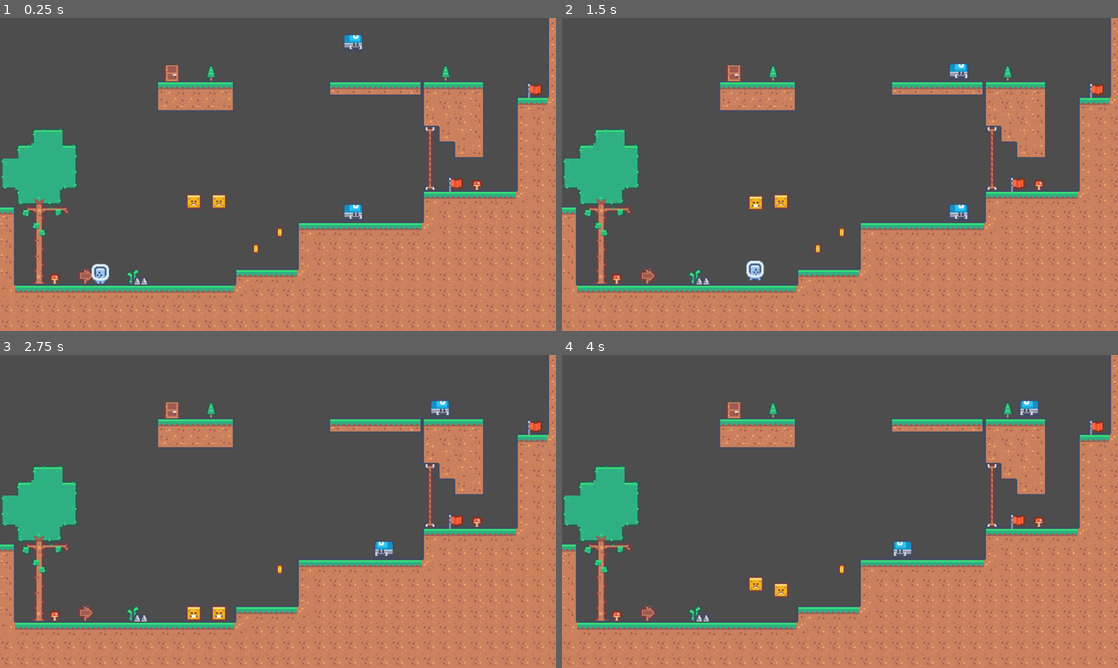
Above: before the commit, frames 1-4 (two rows, left to right).
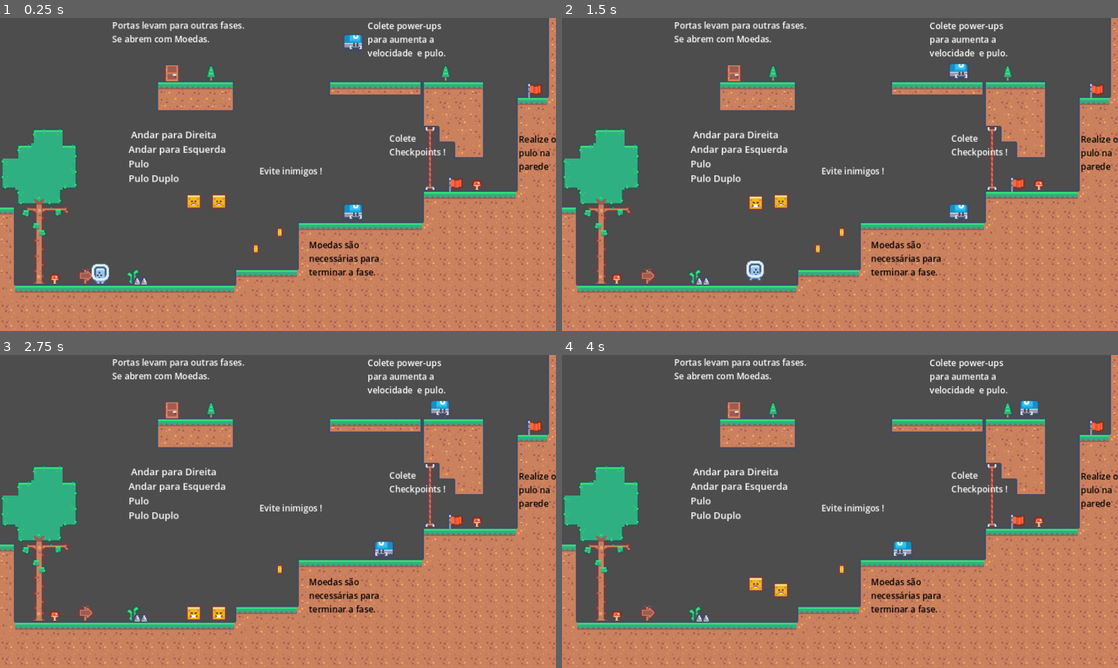
Above: after the commit, the same moments.

Repository: Ranpu123/JumpQuest
Game: Godot game, scene res://Wold0.tscn
The game is run twice, just before and just after one commit, with the same random seed, the same clock (stepped at 60 frames per second) and the same inputs.
Inputs:
- Up to frame 1 (0.25 s): no input
- Up to frame 2 (1.5 s): hold Right (move_right) from 0.53 s (still down); tap Up (move_jump) at 0.77 s
- Up to frame 3 (2.75 s): tap Up (move_jump) at 1.52 s; release Right (move_right) at 2.03 s; hold Left (move_left) from 2.03 s (still down)
- Up to frame 4 (4 s): release Left (move_left) at 2.78 s; hold Right (move_right) from 2.78 s (still down); tap Up (move_jump) at 3.02, 3.77 s

The runs differ from the first frame. In frame 1, 2.7% of the frame differs, in the area x 20-100%, y 1-83%; in frame 2, 2.7%; in frame 3, 2.7%; in frame 4, 2.7%.

Commit message:
Update Wold0.tscn
Instructions in tutorial

Diff:
--- a/Wold0.tscn
+++ b/Wold0.tscn
@@ -606,6 +606,29 @@
 physics_layer_0/collision_layer = 1
 sources/51 = SubResource("TileSetAtlasSource_7lrt2")
 
+[sub_resource type="LabelSettings" id="LabelSettings_y1jep"]
+font_size = 20
+
+[sub_resource type="LabelSettings" id="LabelSettings_a5y3o"]
+font_size = 20
+
+[sub_resource type="LabelSettings" id="LabelSettings_qbrl2"]
+font_size = 20
+
+[sub_resource type="LabelSettings" id="LabelSettings_ci24k"]
+font_size = 20
+font_color = Color(0, 0, 0, 1)
+
+[sub_resource type="LabelSettings" id="LabelSettings_rjco6"]
+font_size = 20
+
+[sub_resource type="LabelSettings" id="LabelSettings_p3ke0"]
+font_size = 22
+
+[sub_resource type="LabelSettings" id="LabelSettings_t5hdc"]
+font_size = 20
+font_color = Color(0, 0, 0, 1)
+
 [node name="World0" type="Node2D" groups=["coinListener"]]
 script = ExtResource("1_njs4m")
 
@@ -678,3 +701,70 @@
 [node name="CoinUp" type="AudioStreamPlayer" parent="."]
 stream = ExtResource("11_xbnbt")
 volume_db = -10.421
+
+[node name="EnemyText" type="Label" parent="."]
+offset_left = 597.0
+offset_top = 338.0
+offset_right = 756.0
+offset_bottom = 372.0
+text = "Evite inimigos !"
+label_settings = SubResource("LabelSettings_y1jep")
+
+[node name="PowerUpText" type="Label" parent="."]
+offset_left = 846.0
+offset_top = 4.0
+offset_right = 1083.0
+offset_bottom = 106.0
+text = "Colete power-ups
+para aumenta a
+velocidade  e pulo."
+label_settings = SubResource("LabelSettings_a5y3o")
+
+[node name="DoorText" type="Label" parent="."]
+offset_left = 258.0
+offset_top = 3.0
+offset_right = 596.0
+offset_bottom = 71.0
+text = "Portas levam para outras fases.
+Se abrem com Moedas."
+label_settings = SubResource("LabelSettings_qbrl2")
+
+[node name="CoinText" type="Label" parent="."]
+offset_left = 711.0
+offset_top = 508.0
+offset_right = 891.0
+offset_bottom = 610.0
+text = "Moedas são
+necessárias para
+terminar a fase."
+label_settings = SubResource("LabelSettings_ci24k")
+
+[node name="CheckpointText" type="Label" parent="."]
+offset_left = 896.0
+offset_top = 263.0
+offset_right = 1048.0
+offset_bottom = 331.0
+text = "Colete
+Checkpoints !"
+label_settings = SubResource("LabelSettings_rjco6")
+
+[node name="MoveCtrlText" type="Label" parent="."]
+offset_left = 296.0
+offset_top = 253.0
+offset_right = 522.0
+offset_bottom = 389.0
+text = " Andar para Direita
+Andar para Esquerda
+Pulo
+Pulo Duplo"
+label_settings = SubResource("LabelSettings_p3ke0")
+
+[node name="Label" type="Label" parent="."]
+offset_left = 1194.0
+offset_top = 265.0
+offset_right = 1288.0
+offset_bottom = 389.0
+text = "Realize o
+pulo na
+parede"
+label_settings = SubResource("LabelSettings_t5hdc")
Not shown: 1 places in Wold0.tscn that only renumber resources
